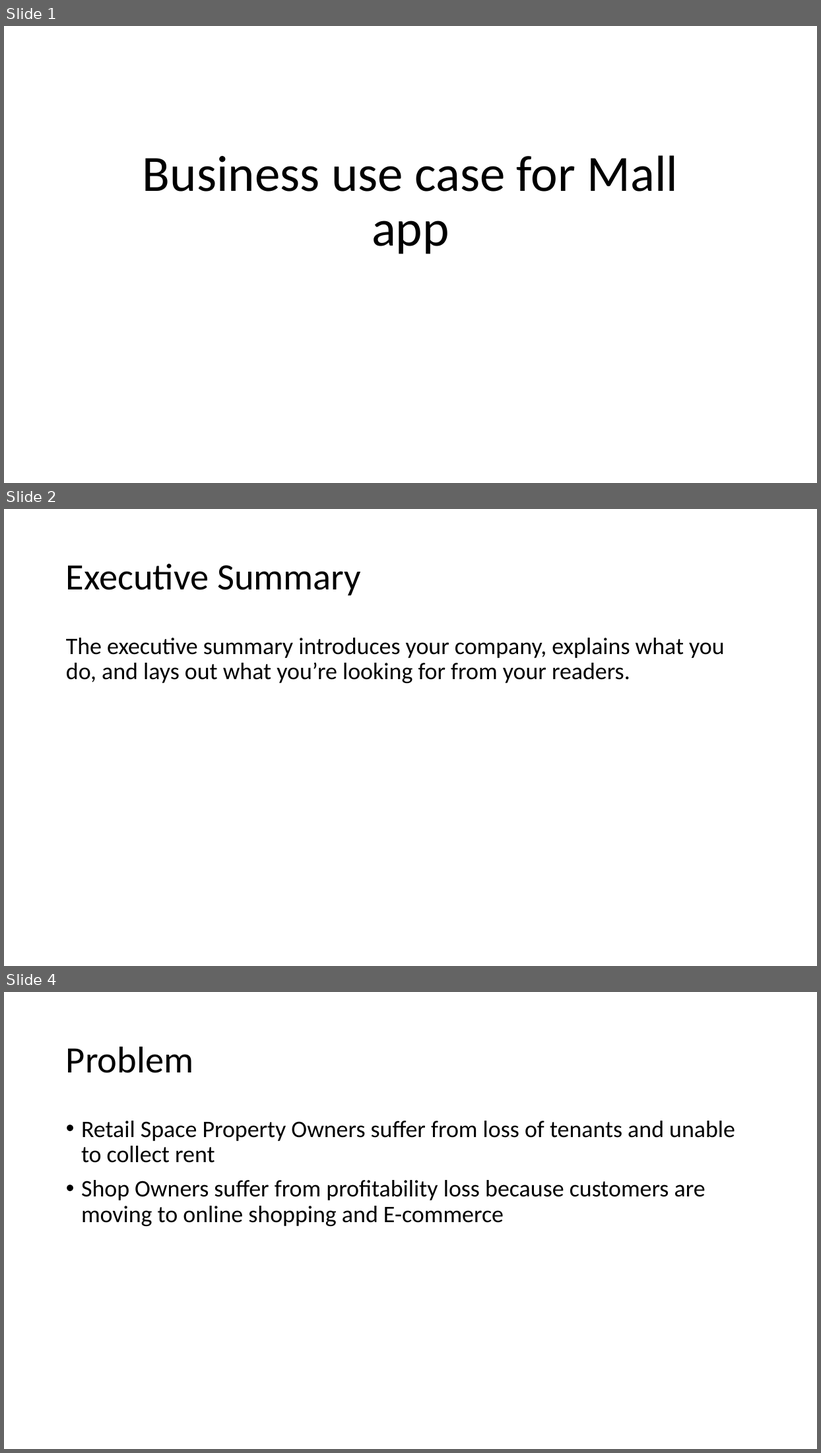
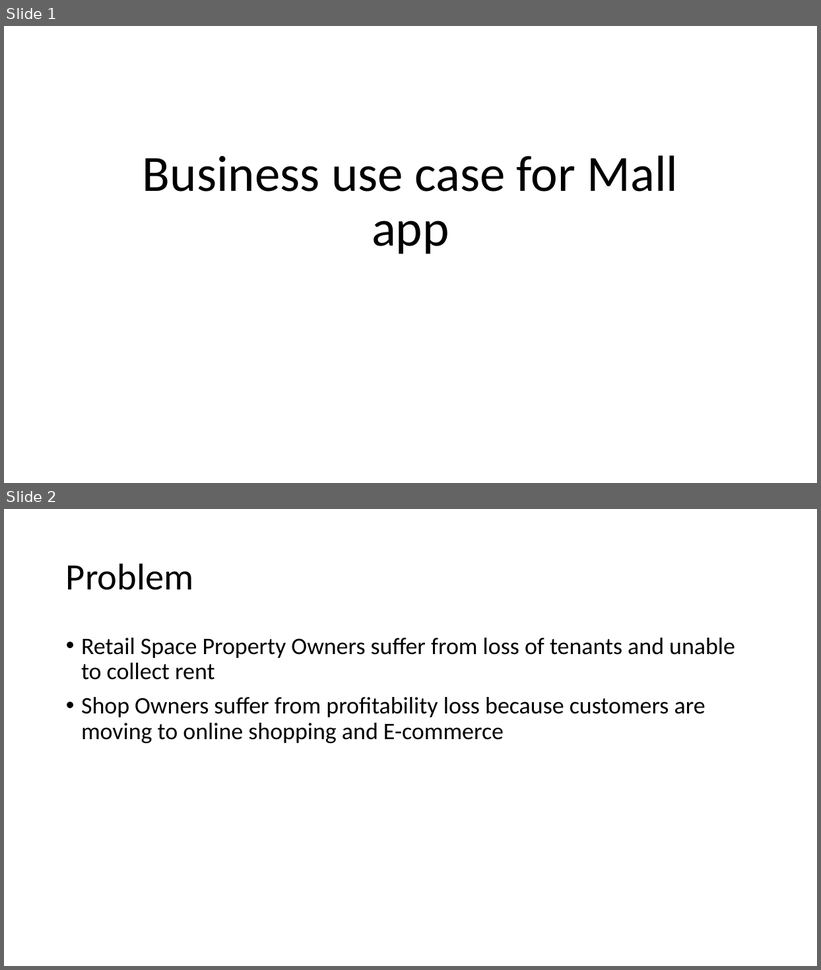
Before and after one commit to MeCode4Food/ACNAPI-code-challenge, a slide deck: documentation and slides/Business use case for Mall app.pptx. Shown one above the other, each under a label of ours: slides 1, 2 and 4 before the commit, slides 1 and 2 after it; the slides between them are not shown. The pictures are 821x1453 and 821x970 pixels, drawn with LibreOffice and Linux fonts; fonts in the diff are those of the drawing. Boxes give left, top, right and bottom in pixels: in the first picture for what was removed or moved away, otherwise in the second. Text is boxed around its words. In the diff, an @@ line names an element or a change of style, - is before the commit and + after.

```diff
--- a/documentation and slides/Business use case for Mall app.pptx
+++ b/documentation and slides/Business use case for Mall app.pptx
@@ slide 2 removed at (4, 509, 817, 966), background #FFFFFF @@
@@ title removed at (66, 564, 361, 595) @@
-Executive Summary
@@ text removed at (66, 638, 725, 683) @@
-The executive summary introduces your company, explains what you do, and lays out what you’re looking for from your readers.
@@ what was slide 4 is now slide 2 @@
```
Also in this commit, not shown: 1 slide changed, 6 slides added, 5 other slides removed, 1 other file.
